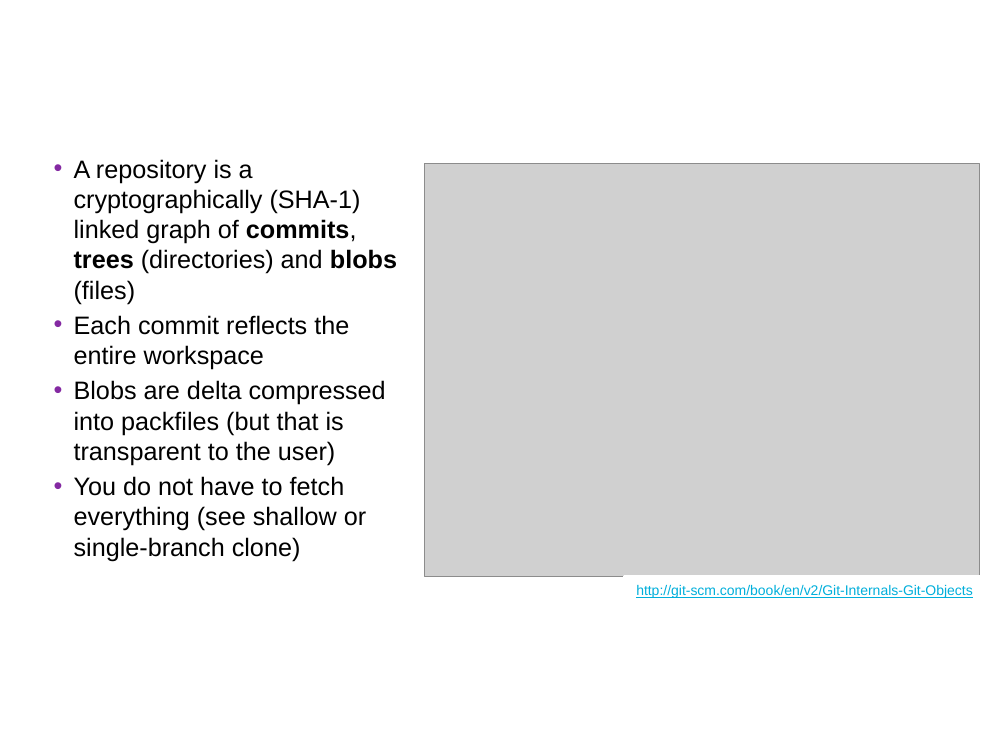
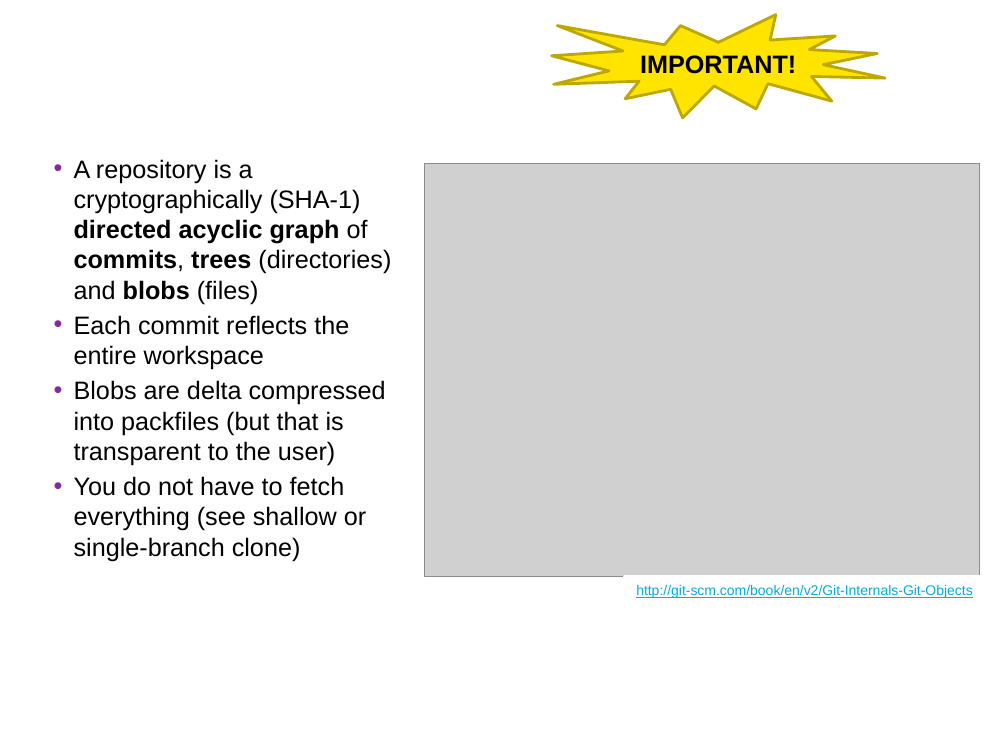
Before and after one commit to UncleCJ/hicollegegit, a slide deck: slide 12 of Git-introduktion_Hermods_HiQ.pptx (slide 11 before the commit). Drawn at 1008x756 pixels with LibreOffice and Linux fonts; fonts in the diff are those of the drawing; grey boxes stand for pictures; background and template pictures are left out. Boxes give left, top, right and bottom in pixels: in the first picture for what was removed or moved away, otherwise in the second. Text is boxed around its words. In the diff, an @@ line names an element or a change of style, - is before the commit and + after.

```diff
--- a/Git-introduktion_Hermods_HiQ.pptx
+++ b/Git-introduktion_Hermods_HiQ.pptx
@@ irregular seal added at <box>551,15,885,118</box>, fill #FFE400, outline #BDA900 2 pt @@
@@ text added at <box>640,55,796,74</box>, 18 pt, text #000000, bold @@
+IMPORTANT!
@@ text at <box>74,159,391,304</box>: text changed @@
-• A repository is a cryptographically (SHA-1) linked graph of commits, trees (directories) and blobs (files)
+• A repository is a cryptographically (SHA-1) directed acyclic graph of commits, trees (directories) and blobs (files)
```
Also in this commit, not shown: 11 other slides changed, 3 slides added, 1 slide removed.
